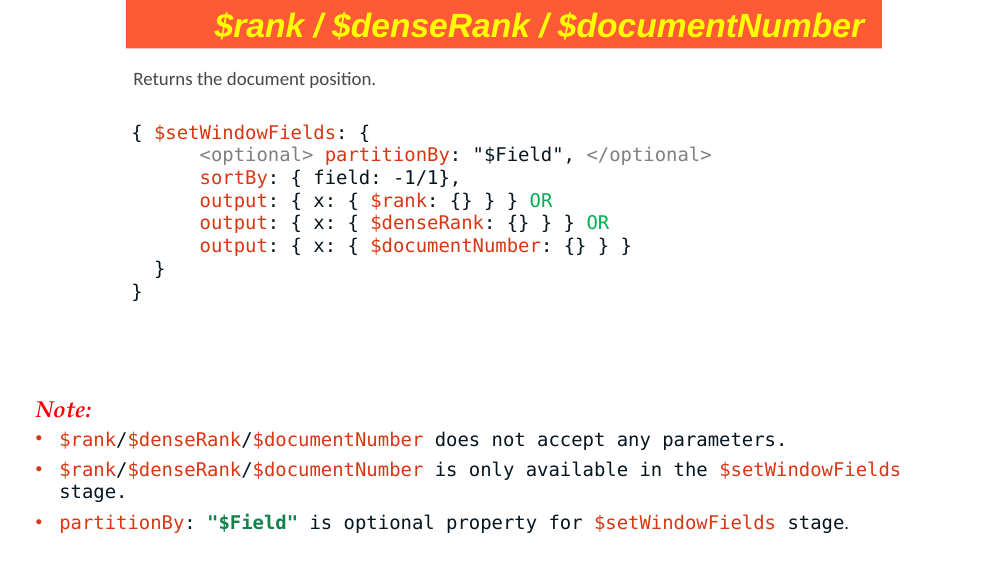
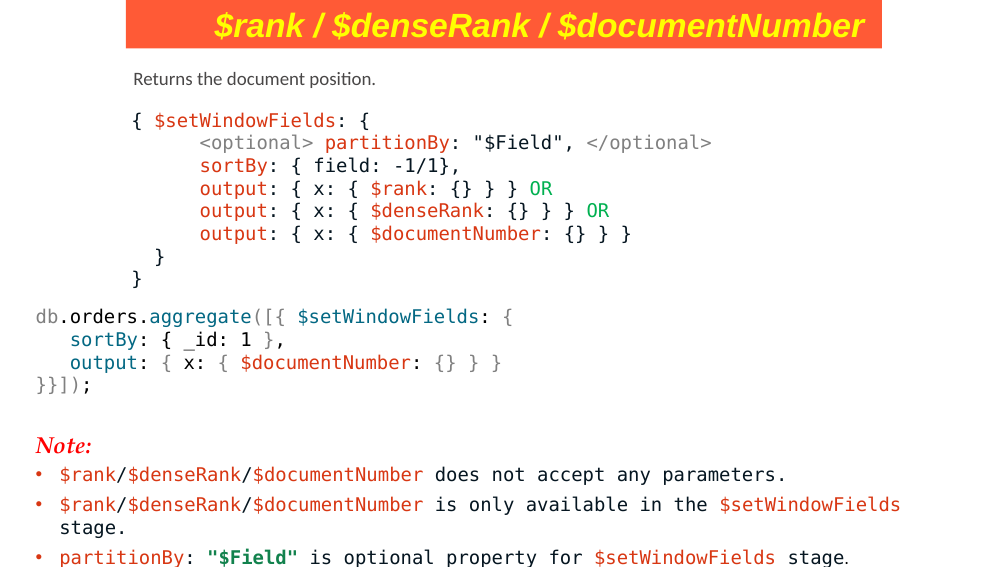
Before and after one commit to Saleel-Bagde/PPT-s, a slide deck: slide 177 of MongoDB PPT.pptx. Drawn at 1008x567 pixels with LibreOffice and Linux fonts; fonts in the diff are those of the drawing. Boxes give left, top, right and bottom in pixels: in the first picture for what was removed or moved away, otherwise in the second. Text is boxed around its words. In the diff, an @@ line names an element or a change of style, - is before the commit and + after.

```diff
--- a/MongoDB PPT.pptx
+++ b/MongoDB PPT.pptx
@@ text "{ $setWindowFields: {": place and size @@
-text "{ $setWindowFields: {" at [154, 124, 712, 256]
+text "{ $setWindowFields: {" at [154, 112, 712, 244]
@@ text added at [36, 308, 490, 373], 18 pt, text #036883 @@
+db.orders.aggregate([{ $setWindowFields: {
+sortBy: { _id: 1 },
+output: { x: { $documentNumber: {} } }
+}}]);
@@ text "Note:": place and size @@
-text "Note:" at [36, 401, 901, 533]
+text "Note:" at [36, 437, 901, 567]
```
Also in this commit, not shown: 1 other slide changed, 1 other file.
